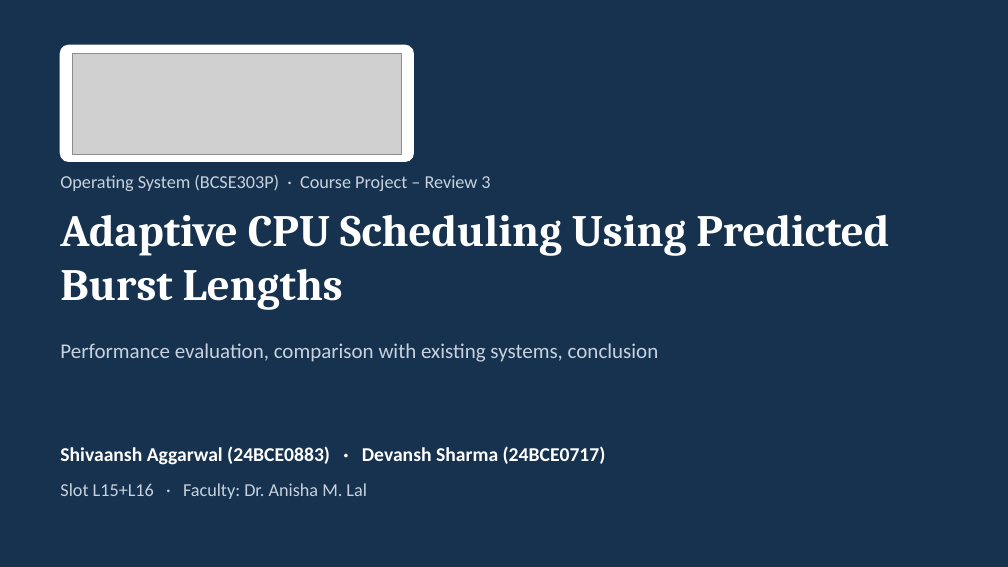
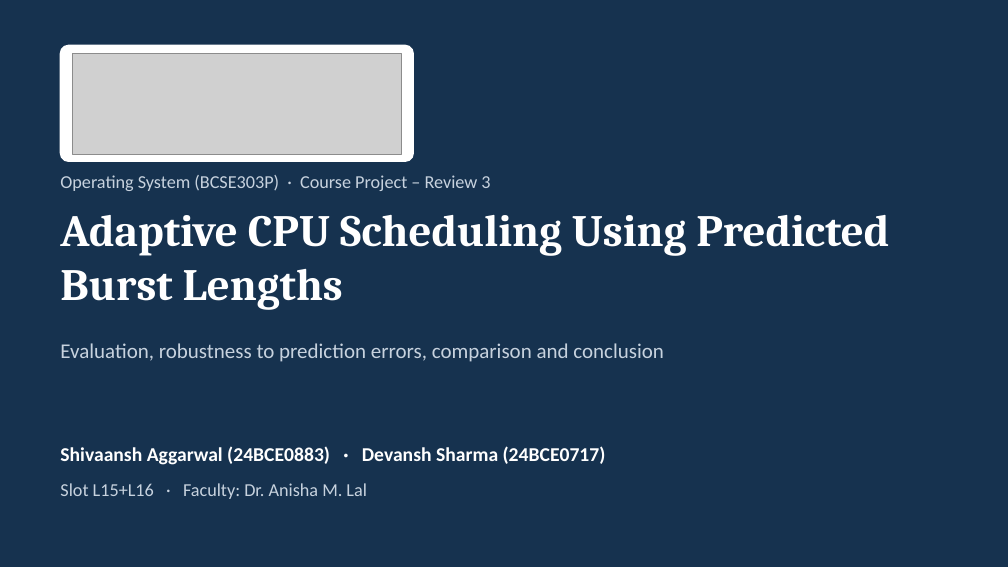
Before and after one commit to Shivaansh29/Adaptive-CPU-Scheduling-project-OS, a slide deck: slide 1 of docs/reviews/Review_3.pptx. Drawn at 1008x567 pixels with LibreOffice and Linux fonts; fonts in the diff are those of the drawing; grey boxes stand for pictures. Boxes give left, top, right and bottom in pixels: in the first picture for what was removed or moved away, otherwise in the second. Text is boxed around its words. In the diff, an @@ line names an element or a change of style, - is before the commit and + after.

```diff
--- a/docs/reviews/Review_3.pptx
+++ b/docs/reviews/Review_3.pptx
@@ text at bbox=[60, 343, 664, 362]: text changed @@
-Performance evaluation, comparison with existing systems, conclusion
+Evaluation, robustness to prediction errors, comparison and conclusion
```
Also in this commit, not shown: 5 other slides changed, 5 slides added, 4 slides removed, 19 other files.
